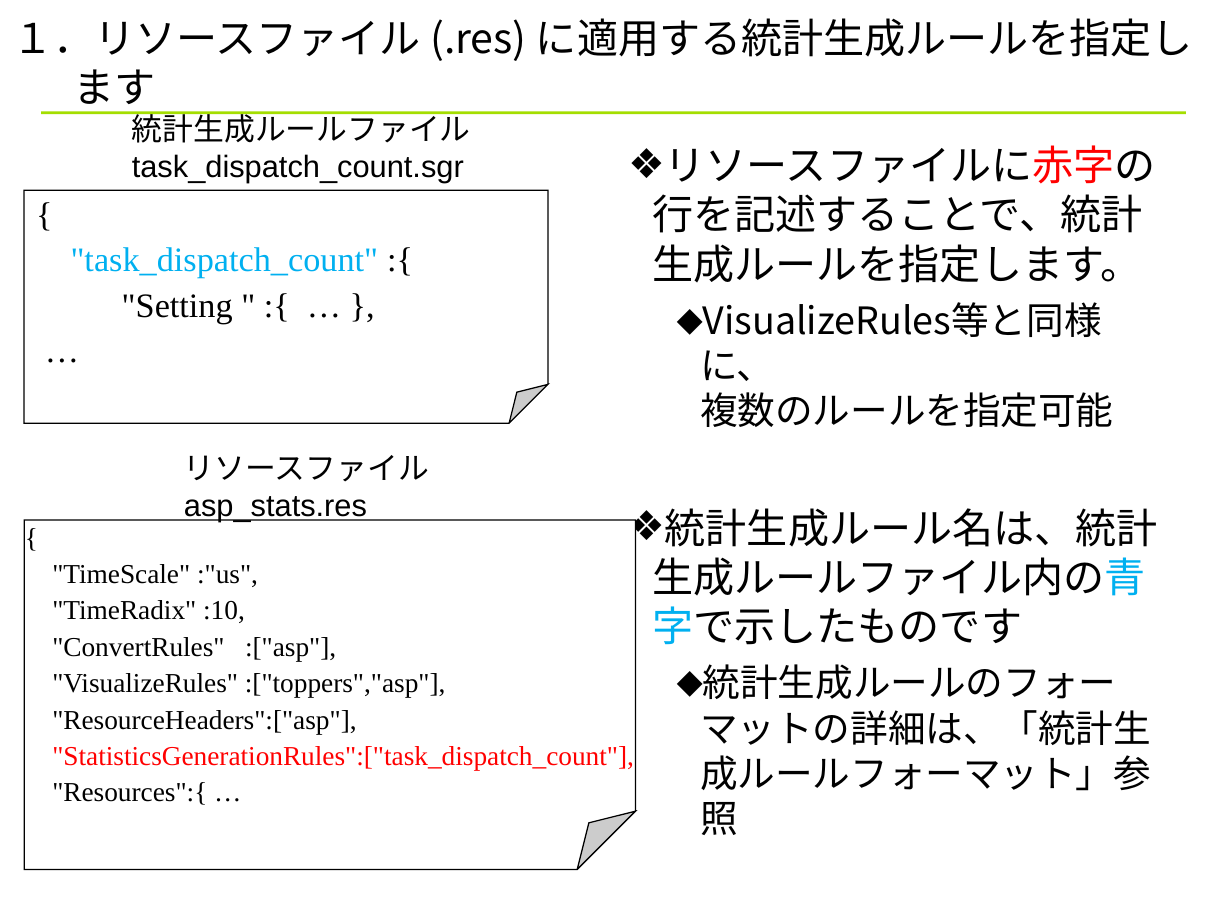
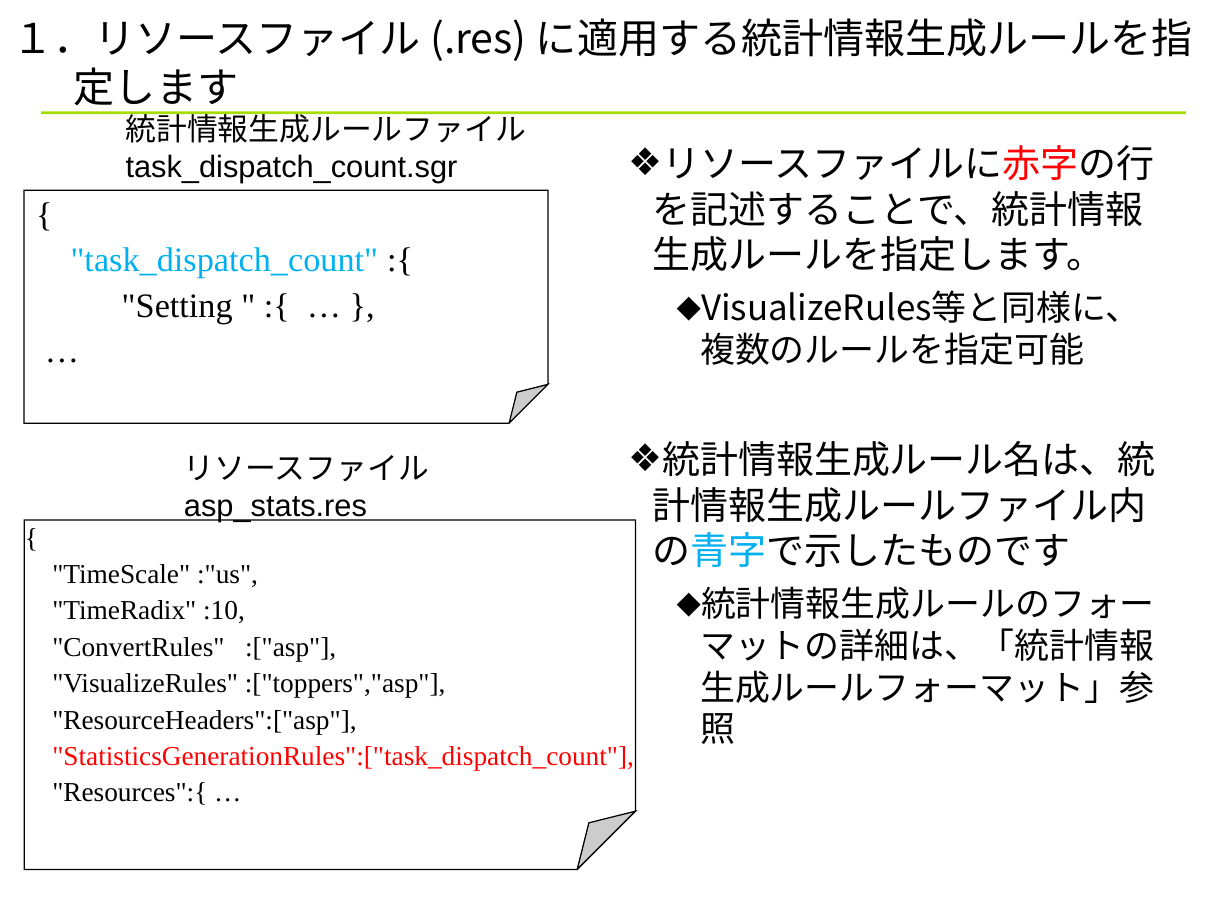
Before and after one commit to YixiaoLi/tlv4mc, a slide deck: slide 15 of doc/statistics_viewer_manual.ppt. Drawn at 1232x924 pixels with LibreOffice and Linux fonts; fonts in the diff are those of the drawing; background and template pictures are left out. Boxes give left, top, right and bottom in pixels: in the first picture for what was removed or moved away, otherwise in the second. Text is boxed around its words. In the diff, an @@ line names an element or a change of style, - is before the commit and + after.

Commit message:
名前変更：統計生成ルール→統計情報生成ルール ファイル構成の修正

```diff
--- a/doc/statistics_viewer_manual.ppt
+++ b/doc/statistics_viewer_manual.ppt
@@ title at (x1=12, y1=18, x2=1193, y2=113): text changed @@
-１．リソースファイル (.res) に適用する統計生成ルールを指定します
+１．リソースファイル (.res) に適用する統計情報生成ルールを指定します
@@ text at (x1=126, y1=111, x2=526, y2=143): text changed @@
-統計生成ルールファイル
+統計情報生成ルールファイル
@@ text at (x1=652, y1=145, x2=1154, y2=271): text changed; size 24 to 22.2 pt @@
-❖ リソースファイルに赤字の行を記述することで、統計生成ルールを指定します。
+❖ リソースファイルに赤字の行を記述することで、統計情報生成ルールを指定します。
@@ text at (x1=700, y1=290, x2=1140, y2=365): size 22 to 20.4 pt in "VisualizeRules等と同様に、 複数のルールを指定可能" @@
@@ text at (x1=652, y1=441, x2=1156, y2=744): text changed; size 22 to 20.4 pt @@
-❖ 統計生成ルール名は、統計生成ルールファイル内の青字で示したものです
-  ⬥ 統計生成ルールのフォーマットの詳細は、「統計生成ルールフォーマット」参照
+❖ 統計情報生成ルール名は、統計情報生成ルールファイル内の青字で示したものです
+  ⬥ 統計情報生成ルールのフォーマットの詳細は、「統計情報生成ルールフォーマット」参照
```
Also in this commit, not shown: 15 other slides changed, 1 other file.
